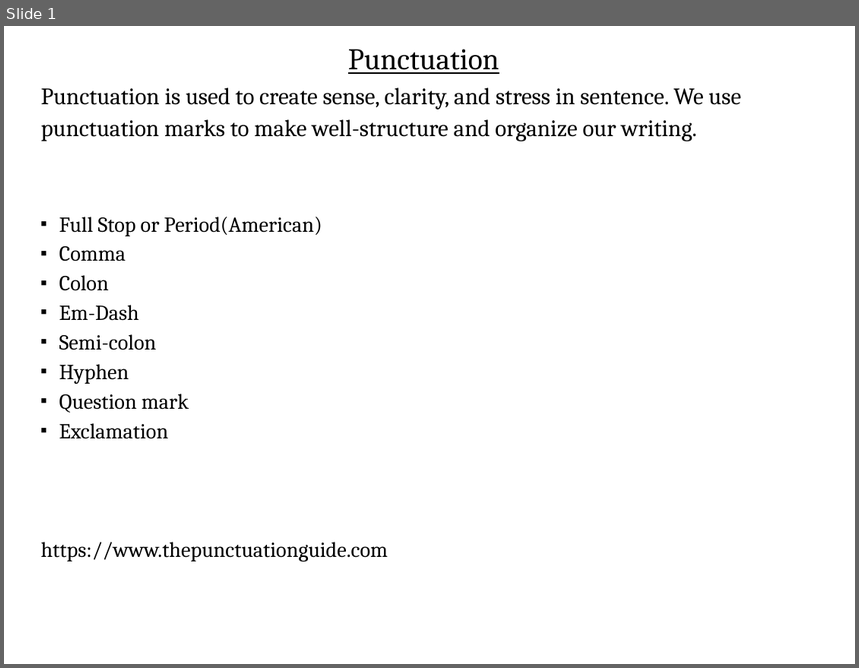
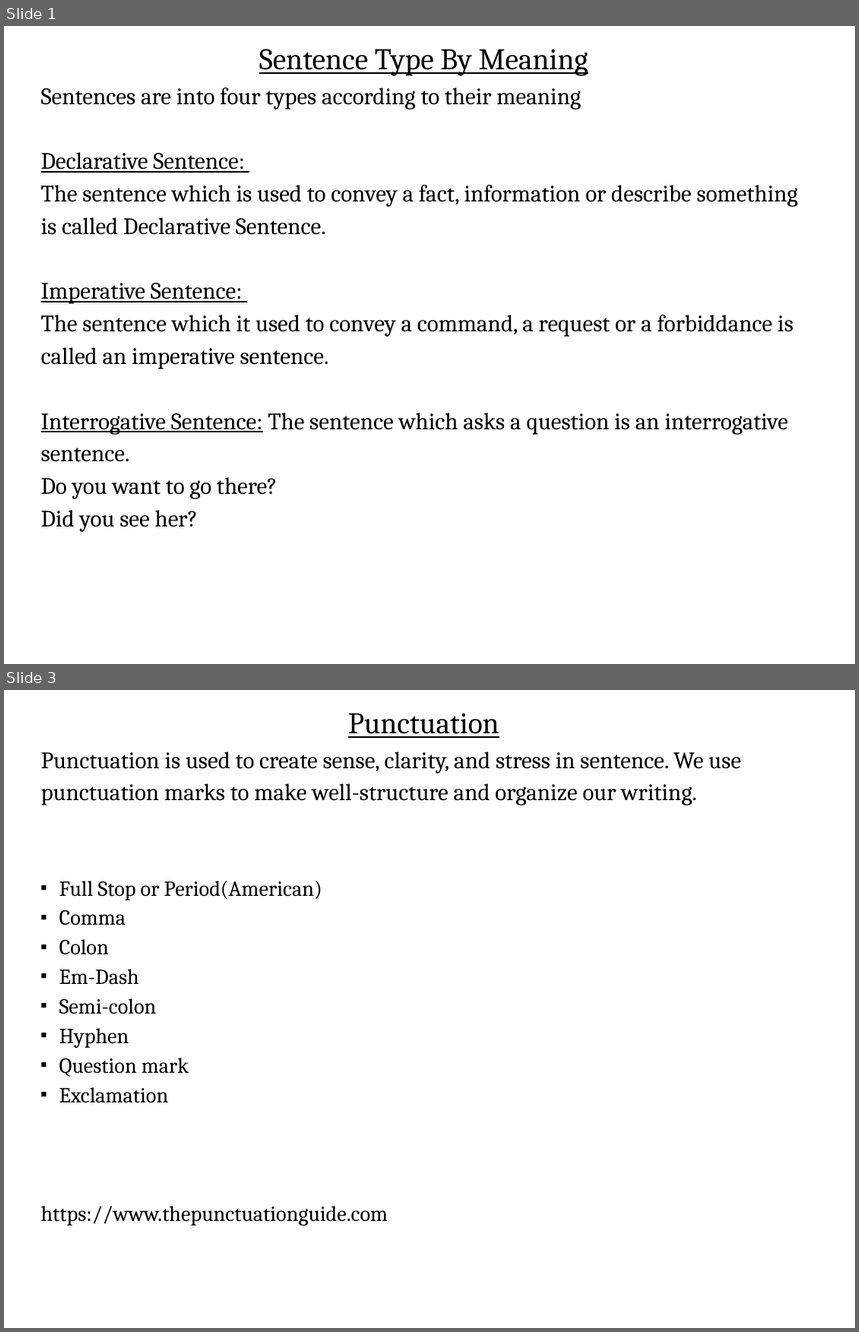
Before and after one commit to ADILp6/IBIT, a slide deck: Sunday_Tuesday_Thursday/Class_12_07_March_2019/Punctuation.odp. Shown one above the other, each under a label of ours: slide 1 before the commit, slides 1 and 3 after it; the slides between them are not shown. The pictures are 859x668 and 859x1332 pixels, drawn with LibreOffice and Linux fonts; fonts in the diff are those of the drawing. Boxes give left, top, right and bottom in pixels: in the first picture for what was removed or moved away, otherwise in the second. Text is boxed around its words. In the diff, an @@ line names an element or a change of style, - is before the commit and + after.

```diff
--- a/Sunday_Tuesday_Thursday/Class_12_07_March_2019/Punctuation.odp
+++ b/Sunday_Tuesday_Thursday/Class_12_07_March_2019/Punctuation.odp
@@ slide 1 added at (4,26,855,664), background #FFFFFF @@
@@ free added at (41,42,807,613), 22 pt, text #000000 @@
+Sentence Type By Meaning
+Sentences are into four types according to their meaning
+Declarative Sentence:
+The sentence which is used to convey a fact, information or describe something is called Declarative Sentence.
+Imperative Sentence:
+The sentence which it used to convey a command, a request or a forbiddance is called an imperative sentence.
+Interrogative Sentence: The sentence which asks a question is an interrogative sentence.
+Do you want to go there?
+Did you see her?
@@ what was slide 1 is now slide 3 @@
```
Also in this commit, not shown: 1 slide changed, 9 other slides added, 37 other files.
